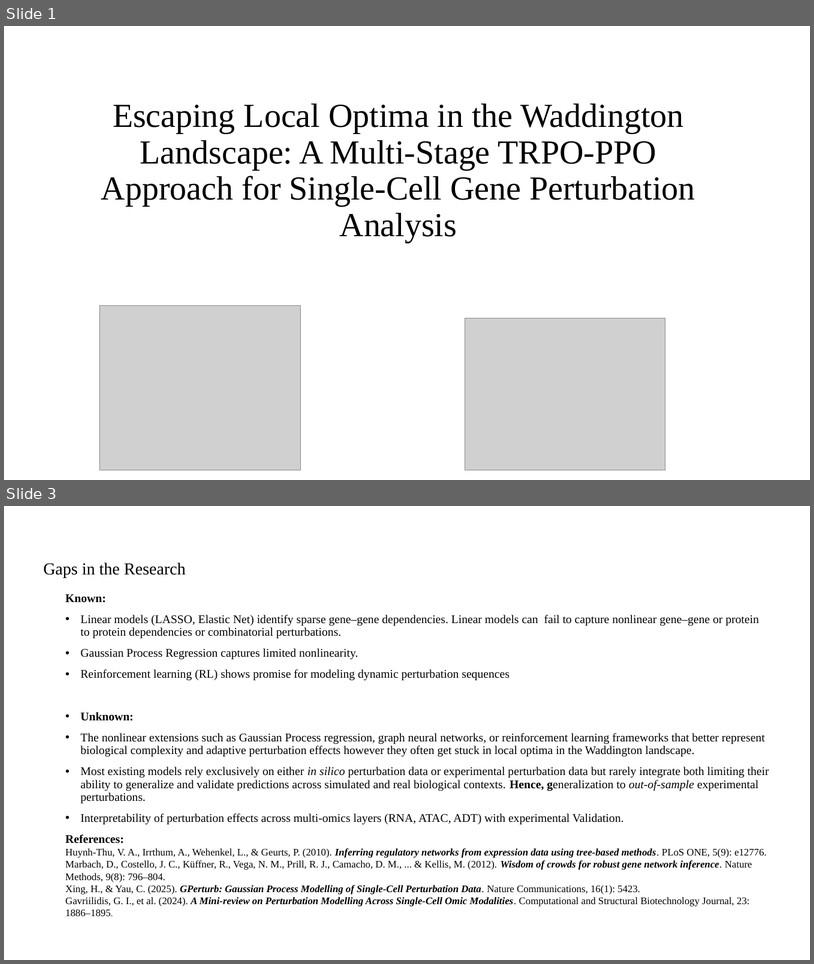
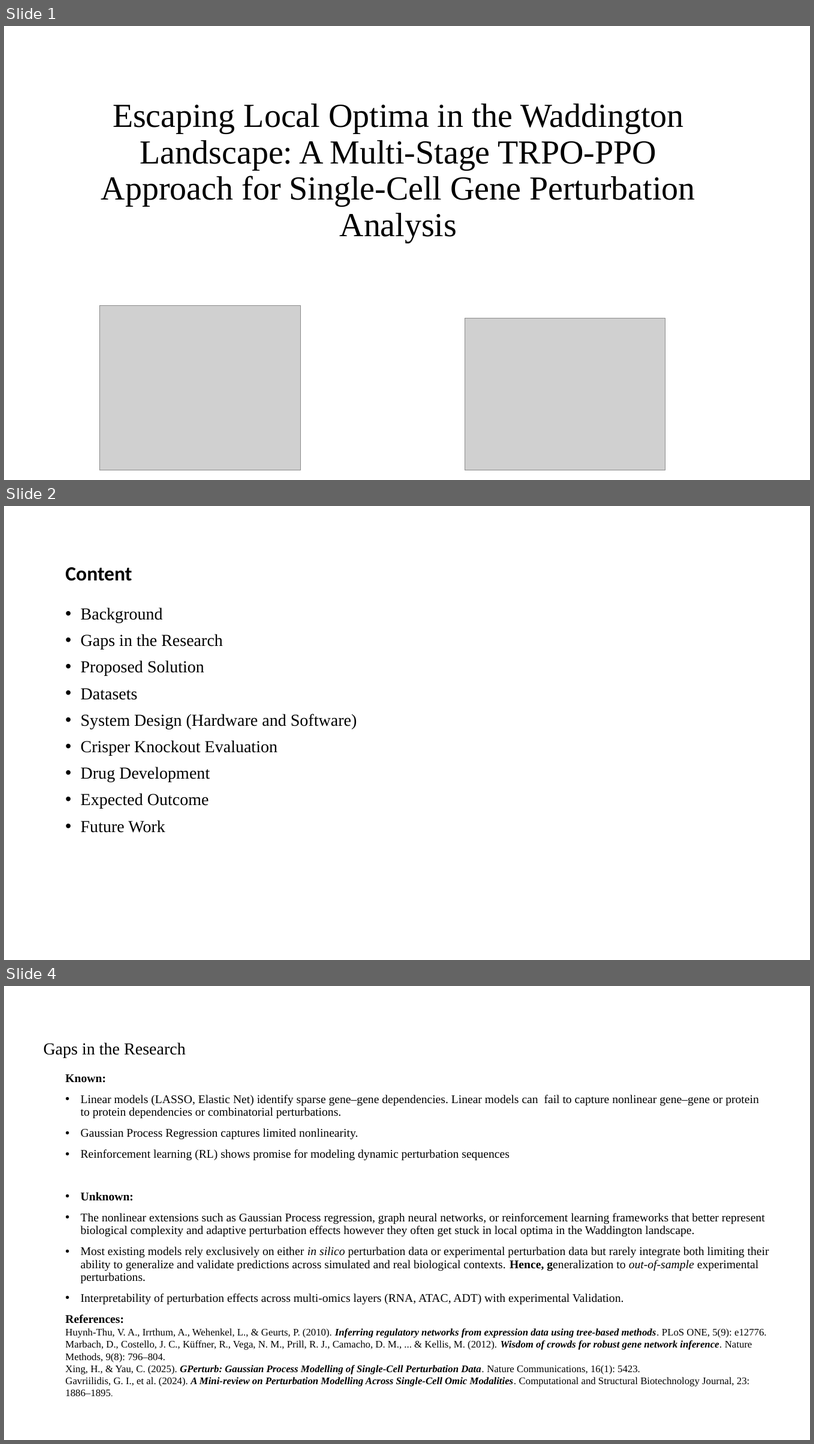
Before and after one commit to boabangf/GNN_RL_gene_trajectory_perturbation, a slide deck: ppt slides for omic codeathon (1) (1).pptx. Shown one above the other, each under a label of ours: slides 1 and 3 before the commit, slides 1, 2 and 4 after it; the slides between them are not shown. The pictures are 814x964 and 814x1444 pixels, drawn with LibreOffice and Linux fonts; fonts in the diff are those of the drawing; grey boxes stand for pictures. Boxes give left, top, right and bottom in pixels: in the first picture for what was removed or moved away, otherwise in the second. Text is boxed around its words. In the diff, an @@ line names an element or a change of style, - is before the commit and + after.

```diff
--- a/ppt slides for omic codeathon (1) (1).pptx
+++ b/ppt slides for omic codeathon (1) (1).pptx
@@ slide 2 added at box(4, 506, 810, 960), background #FFFFFF @@
@@ title added at box(65, 567, 132, 581), 24 pt, text #000000, bold @@
+Content
@@ text added at box(81, 607, 357, 832), 20 pt, text #000000 @@
+• Background
+• Gaps in the Research
+• Proposed Solution
+• Datasets
+• System Design (Hardware and Software)
+• Crisper Knockout Evaluation
+• Drug Development
+• Expected Outcome
+• Future Work
@@ what was slide 3 is now slide 4 @@
```
Also in this commit, not shown: 5 slides changed, 4 other slides added.
